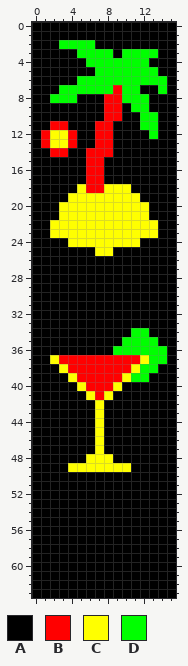
Two states of a pixel-art sprite, images/vacation.png. That is the earlier state.
The file is 16x64 pixels.
Palette (. is transparent): A #000000  B #ff0000  C #ffff00  D #00ff00
Pixels before, first column x 0:
 0 AAAAAAAAAAAAAAAA
 1 AAAAAAAAAAAAAAAA
 2 AAADDDDAAAAAAAAA
 3 AAAAADDDDADDDDAA
 4 AAAAAADDDDDDDAAA
 5 AAAAAAADDDDDDDAA
 6 AAAAADDDDDDDDDDA
 7 AAADDDDDDBDDAADA
 8 AADDDAAABBDDDAAA
 9 AAAAAAAABBADDAAA
10 AAAAAAAABBAADDAA
11 AABBAAABBAAADDAA
12 ABCCBAABBAAAADAA
13 ABCCBAABBAAAAAAA
14 AABBAABBBAAAAAAA
15 AAAAAABBAAAAAAAA
16 AAAAAABBAAAAAAAA
17 AAAAAABBAAAAAAAA
18 AAAAACBBCCCAAAAA
19 AAAACCCCCCCCAAAA
20 AAACCCCCCCCCCAAA
21 AAACCCCCCCCCCAAA
22 AACCCCCCCCCCCCAA
23 AACCCCCCCCCCCCAA
24 AAAACCCCCCCCAAAA
25 AAAAAAACCAAAAAAA
26 AAAAAAAAAAAAAAAA
27 AAAAAAAAAAAAAAAA
28 AAAAAAAAAAAAAAAA
29 AAAAAAAAAAAAAAAA
30 AAAAAAAAAAAAAAAA
31 AAAAAAAAAAAAAAAA
32 AAAAAAAAAAAAAAAA
33 AAAAAAAAAAAAAAAA
34 AAAAAAAAAAADDAAA
35 AAAAAAAAAADDDDAA
36 AAAAAAAAADDDDDDA
37 AACBBBBBBBBBCDDA
38 AAACBBBBBBBCDDAA
39 AAAACBBBBBCDDAAA
40 AAAAACBBBCAAAAAA
41 AAAAAACBCAAAAAAA
42 AAAAAAACAAAAAAAA
43 AAAAAAACAAAAAAAA
44 AAAAAAACAAAAAAAA
45 AAAAAAACAAAAAAAA
46 AAAAAAACAAAAAAAA
47 AAAAAAACAAAAAAAA
48 AAAAAACCCAAAAAAA
49 AAAACCCCCCCAAAAA
50 AAAAAAAAAAAAAAAA
51 AAAAAAAAAAAAAAAA
52 AAAAAAAAAAAAAAAA
53 AAAAAAAAAAAAAAAA
54 AAAAAAAAAAAAAAAA
55 AAAAAAAAAAAAAAAA
56 AAAAAAAAAAAAAAAA
57 AAAAAAAAAAAAAAAA
58 AAAAAAAAAAAAAAAA
59 AAAAAAAAAAAAAAAA
60 AAAAAAAAAAAAAAAA
61 AAAAAAAAAAAAAAAA
62 AAAAAAAAAAAAAAAA
63 AAAAAAAAAAAAAAAA
Once edited:
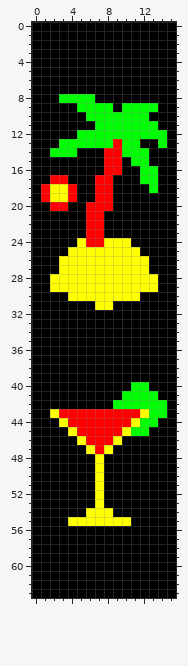
The edit:
Colour B becomes colour A in row 7 at x 9; in row 8 at x 8 to 9; in row 9 at x 9; in row 11 at x 2 to 3; in row 12 at x 1 and 4; in row 13 at x 1.
Colour B becomes colour A in rows 14 to 16 at x 6 to 7; in rows 17 to 18 at x 6; in row 37 at x 3 to 11; in row 38 at x 4 to 10; in row 39 at x 5 to 9; in row 40 at x 6 to 8.
Colour B becomes colour A in row 41 at x 7.
Colour C becomes colour A in row 12 at x 2 to 3; in row 13 at x 2; in row 18 at x 5 and 9 to 10; in row 19 at x 5 to 6 and 9 to 11; in row 20 at x 4 to 5 and 9 to 12; in row 21 at x 3 to 5 and 8 to 12.
Colour C becomes colour A in rows 22 to 23 at x 2 to 5 and 8 to 13; in row 24 at x 4 and 11; in row 37 at x 2 and 12; in row 38 at x 3 and 11; in row 39 at x 4 and 10; in row 40 at x 5 and 9.
Colour C becomes colour A in row 41 at x 6 and 8; in row 42 at x 7; in row 48 at x 6 and 8; in row 49 at x 4 to 6 and 8 to 10.
Colour D becomes colour A in row 2 at x 3 to 6; in row 3 at x 5 to 8 and 10 to 13; in row 4 at x 6 to 12; in row 5 at x 7 to 13; in row 6 at x 5 to 14; in row 7 at x 3 to 8, 10 to 11 and 14.
Colour D becomes colour A in row 8 at x 2 and 10 to 12; in row 10 at x 13; in row 34 at x 11 to 12; in row 35 at x 10 to 13; in row 36 at x 9 to 14; in row 37 at x 13 to 14.
Colour D becomes colour A in row 38 at x 12 to 13; in row 39 at x 11 to 12.
Colour A becomes colour B in rows 13 to 14 at x 9; in rows 15 to 16 at x 8 to 9; in row 17 at x 2 to 3 and 8; in row 18 at x 1 and 4; in row 19 at x 1; in row 20 at x 2.
Colour A becomes colour B in row 43 at x 3 to 6 and 8 to 11; in row 44 at x 4 to 6 and 8 to 10; in row 45 at x 5 to 6 and 8 to 9; in row 46 at x 6 and 8.
Colour C becomes colour B in row 18 at x 8; in row 19 at x 4 and 7 to 8; in row 20 at x 3 and 6 to 8; in rows 21 to 24 at x 6 to 7; in rows 43 to 47 at x 7.
Colour A becomes colour C in rows 18 to 19 at x 2 to 3; in row 25 at x 4 to 6 and 9 to 11; in rows 26 to 27 at x 3 to 12; in rows 28 to 29 at x 2 to 13; in row 30 at x 4 to 11; in row 31 at x 7 to 8.
Colour A becomes colour C in row 43 at x 2 and 12; in row 44 at x 3 and 11; in row 45 at x 4 and 10; in row 46 at x 5 and 9; in row 47 at x 6 and 8; in rows 50 to 53 at x 7.
Colour A becomes colour C in row 54 at x 6 to 8; in row 55 at x 4 to 10.
Colour A becomes colour D in row 8 at x 5 to 6; in row 9 at x 5 to 7, 10 and 13; in row 10 at x 6 to 7 and 10 to 11; in row 11 at x 9 to 11; in row 12 at x 5 to 6, 9 to 12 and 14; in row 13 at x 5 to 6, 10 to 11 and 14.
Colour A becomes colour D in row 14 at x 4 and 10 to 12; in row 15 at x 11 to 12; in rows 16 to 17 at x 12 to 13; in row 18 at x 13; in row 40 at x 11 to 12; in row 41 at x 10 to 13.
Colour A becomes colour D in row 42 at x 9 to 14; in row 43 at x 13 to 14; in row 44 at x 12 to 13; in row 45 at x 11 to 12.
Colour B becomes colour D in row 9 at x 8; in row 10 at x 8 to 9; in rows 11 to 12 at x 7 to 8; in row 13 at x 4 and 7 to 8; in row 14 at x 2 to 3.
Colour C becomes colour D in row 13 at x 3.
Where, in picture pixels (left, top, right, bottom), the same in both pictures:
changed: (41, 40, 167, 526)
